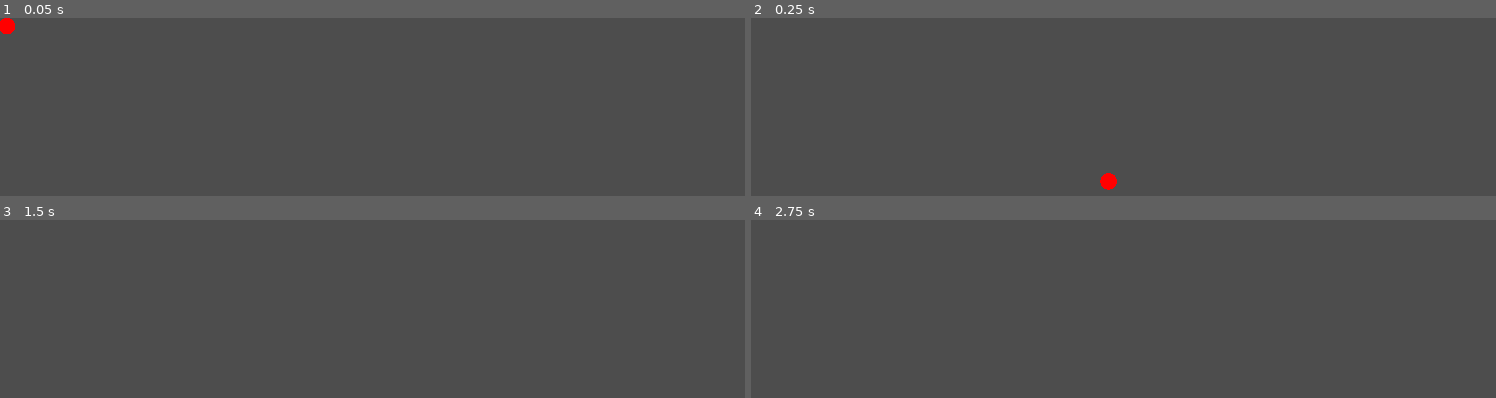
Above: before the commit, frames 1-4 (two rows, left to right).
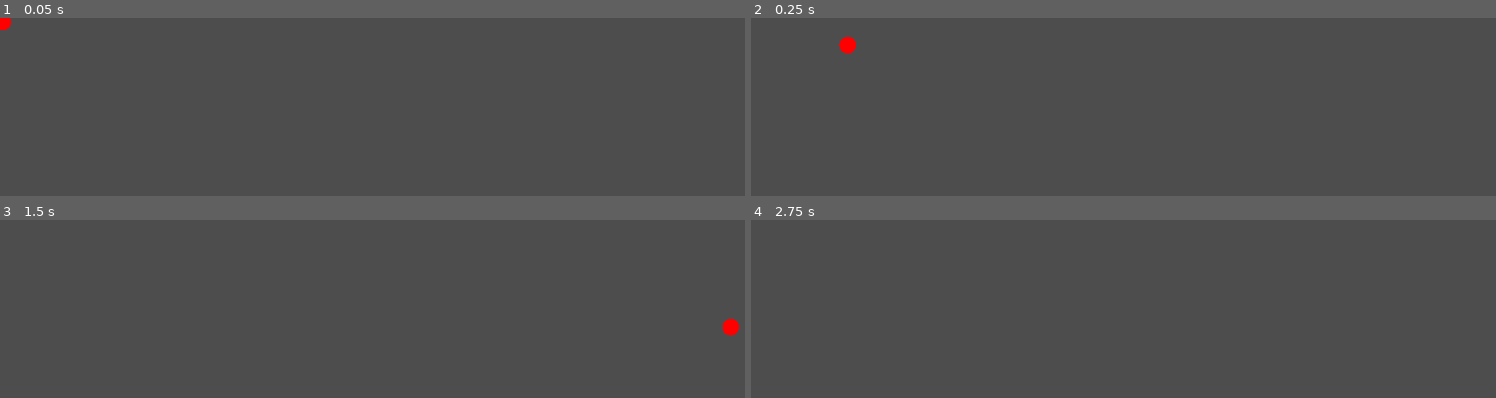
Above: after the commit, the same moments.

Repository: Jantho1990/GGJ-24
Game: Godot game, scene res://game_objects/TestBallThrowableObject/TestBallThrowableObject.tscn
Two runs of this game, one before a commit and one after it. Both use one fixed random seed, a clock stepped at 60 frames per second and the inputs below. The project has no main scene, so this scene is started directly.
Inputs (mouse positions are in pixels of both pictures, inside the frame that each line leads up to):
- Up to frame 1 (0.05 s): no input
- Up to frame 2 (0.25 s): no input
- Up to frame 3 (1.5 s): tap Enter (ui_accept) at 0.5, 0.77 s; move the mouse to (outside the picture) at 0.52 s; hold Right (ui_right) from 0.53 s (still down); click (outside the picture) at 0.6 s; move the mouse to (outside the picture) at 1.27 s; click (outside the picture) at 1.35 s
- Up to frame 4 (2.75 s): tap Enter (ui_accept) at 1.52, 2 s; move the mouse to (1227, 346) at 2.02 s; release Right (ui_right) at 2.03 s; hold Left (ui_left) from 2.03 s (still down); click (1227, 346) at 2.1 s

The runs differ from the first frame. In frame 1, less than 0.1% of the frame differs, in the area x 0-3%, y 0-9%; in frame 2, 0.3%, in the area x 11-50%, y 10-97%; in frame 3, 0.2%; in frame 4, nothing differs.

Commit message:
still figuring out movement mechanics

Diff:
--- a/game_objects/TestBallThrowableObject/TestBallThrowableObject.tscn
+++ b/game_objects/TestBallThrowableObject/TestBallThrowableObject.tscn
@@ -1,8 +1,16 @@
-[gd_scene load_steps=6 format=3 uid="uid://cwehlv0yh58k7"]
+[gd_scene load_steps=9 format=3 uid="uid://cwehlv0yh58k7"]
 
 [ext_resource type="Script" path="res://game_objects/TestBallThrowableObject/TestBallThrowableObject.gd" id="1_ep826"]
 [ext_resource type="Resource" uid="uid://cf18dvwu73faq" path="res://systems/throwable_object/resources/StraightRightMovement.tres" id="2_xtjus"]
 [ext_resource type="Resource" uid="uid://qvufftas087p" path="res://systems/throwable_object/resources/GravityMovement.tres" id="3_3etvd"]
+[ext_resource type="Script" path="res://systems/throwable_object/throwable_object_movements/MaxVelocityThrowableObjectMovement.gd" id="4_2mesm"]
+[ext_resource type="Resource" uid="uid://cnr15r0kcongw" path="res://systems/throwable_object/resources/StandardAirFriction.tres" id="4_4ol2d"]
+
+[sub_resource type="Resource" id="Resource_5oanm"]
+script = ExtResource("4_2mesm")
+speed = 300.0
+max_speed = 300.0
+direction = Vector2(1, 2)
 
 [sub_resource type="CircleShape2D" id="CircleShape2D_wrwxn"]
 
@@ -10,7 +18,7 @@
 
 [node name="TestBallThrowableObject" type="CharacterBody2D"]
 script = ExtResource("1_ep826")
-movements = Array[Resource("res://systems/throwable_object/throwable_object_movements/ThrowableObjectMovement.gd")]([ExtResource("2_xtjus"), ExtResource("3_3etvd")])
+movements = Array[Resource("res://systems/throwable_object/throwable_object_movements/ThrowableObjectMovement.gd")]([ExtResource("2_xtjus"), ExtResource("3_3etvd"), SubResource("Resource_5oanm"), ExtResource("4_4ol2d")])
 
 [node name="Graphics" type="Sprite2D" parent="."]
 
--- /dev/null
+++ b/systems/throwable_object/throwable_object_movements/MaxVelocityThrowableObjectMovement.gd
@@ -0,0 +1,12 @@
+class_name MaxVelocityThrowableObjectMovement
+extends ThrowableObjectMovement
+
+
+func _get_next_velocity(velocityOwner: CharacterBody2D) -> Vector2:
+  var max_len = (speed * direction).length()
+  var limited_velocity = velocityOwner.velocity.limit_length(max_len)
+  return limited_velocity
+
+
+func _use_set_velocity() -> bool:
+  return true
--- a/systems/throwable_object/throwable_object_movements/ThrowableObjectMovement.gd
+++ b/systems/throwable_object/throwable_object_movements/ThrowableObjectMovement.gd
@@ -9,11 +9,23 @@
 
 func integrate_velocity(velocityOwner: CharacterBody2D) -> void:
   _velocity = Vector2.ZERO
-  _velocity += _get_next_velocity(velocityOwner)
-  velocityOwner.velocity += _velocity
+  if _use_set_velocity():
+    _velocity = _get_next_velocity(velocityOwner)
+    velocityOwner.velocity = _velocity
+  else:
+    _velocity += _get_next_velocity(velocityOwner)
+    velocityOwner.velocity += _velocity
   print('DBG: adding %s velocity' % [_velocity])
 
 
 func _get_next_velocity(_velocityOwner: CharacterBody2D) -> Vector2:
   assert(false, 'ThrowableObjectMovement._get_next_velocity(): Using base class, extend ThrowableObjectMovement and inherit the _get_next_velocity function.')
   return Vector2.ZERO
+
+
+func _set_next_velocity(_velocityOwner: CharacterBody2D) -> void:
+  assert(false, 'ThrowableObjectMovement._set_next_velocity(): Using base class, extend ThrowableObjectMovement and inherit the _set_next_velocity function.')
+
+
+func _use_set_velocity() -> bool:
+  return false
